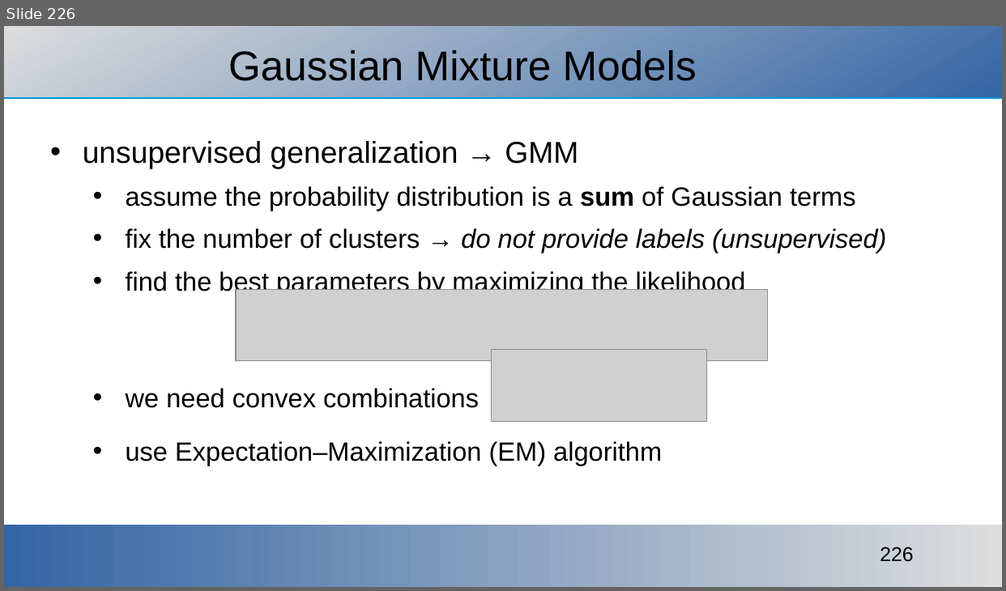
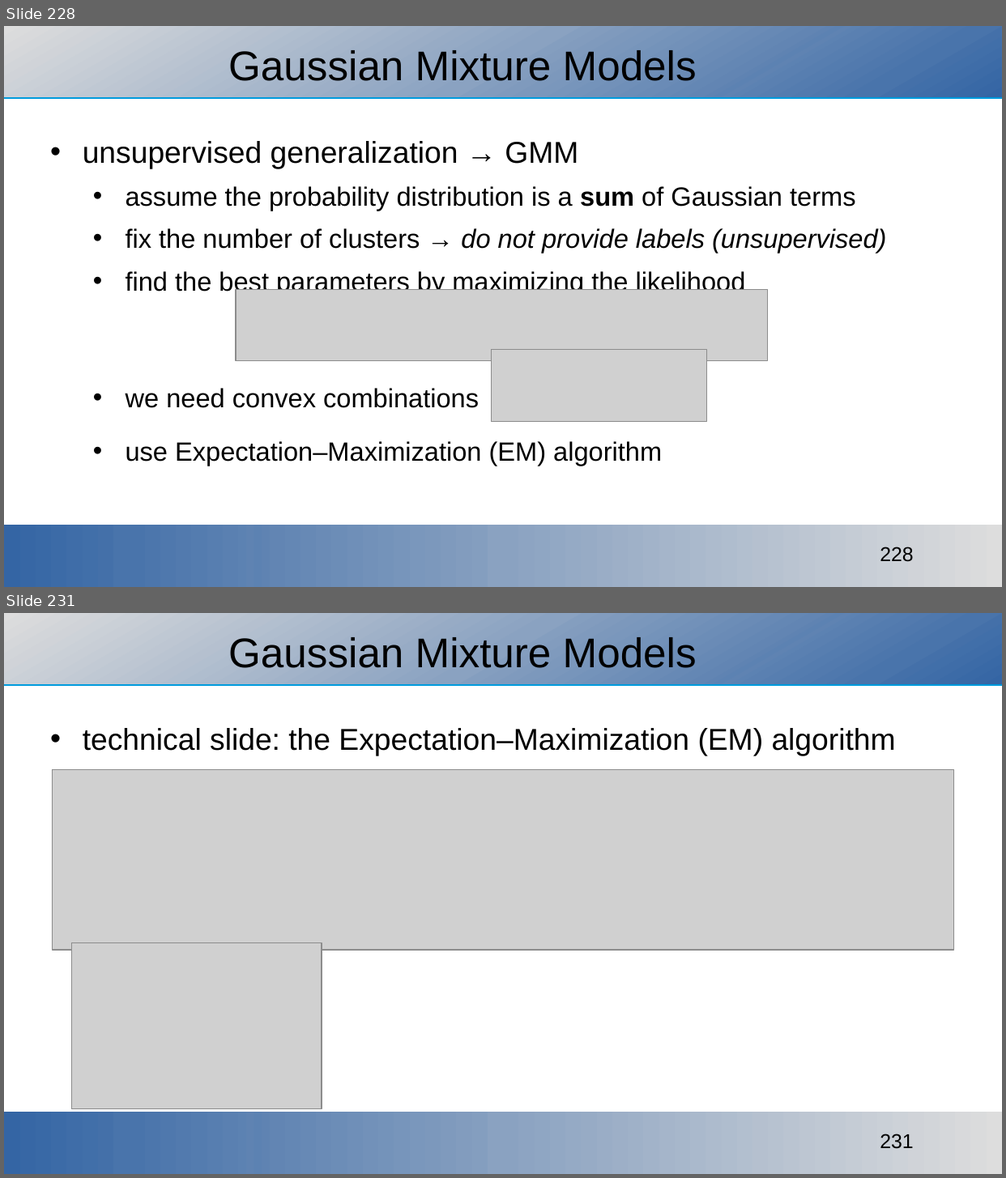
Before and after one commit to ajakovac/ML-in-Practice-I, a slide deck: ML in practice.odp. Shown one above the other, each under a label of ours: slide 226 before the commit, slides 228 and 231 after it; the slides between them are not shown. The pictures are 1006x591 and 1006x1178 pixels, drawn with LibreOffice and Linux fonts; fonts in the diff are those of the drawing; grey boxes stand for pictures; background and template pictures are left out. Boxes give left, top, right and bottom in pixels: in the first picture for what was removed or moved away, otherwise in the second. Text is boxed around its words. In the diff, an @@ line names an element or a change of style, - is before the commit and + after.

```diff
--- a/ML in practice.odp
+++ b/ML in practice.odp
@@ slide 231 added at (4,613,1002,1174), background #FFFFFF; not listed: 3 template elements that a slide beside it also shows @@
@@ title added at (228,637,697,668), 33 pt, text #000000 @@
+Gaussian Mixture Models
@@ text added at (83,728,896,756), 24 pt, text #000000 @@
+• technical slide: the Expectation–Maximization (EM) algorithm
@@ picture added at (52,769,954,950) @@
@@ picture added at (72,943,322,1110) @@
@@ what was slide 226 is now slide 228 @@
@@ page number at (880,547,913,562): text changed @@
-226
+228
```
Also in this commit, not shown: 3 slides changed, 8 other slides added, 1 slide removed, 9 other files.
